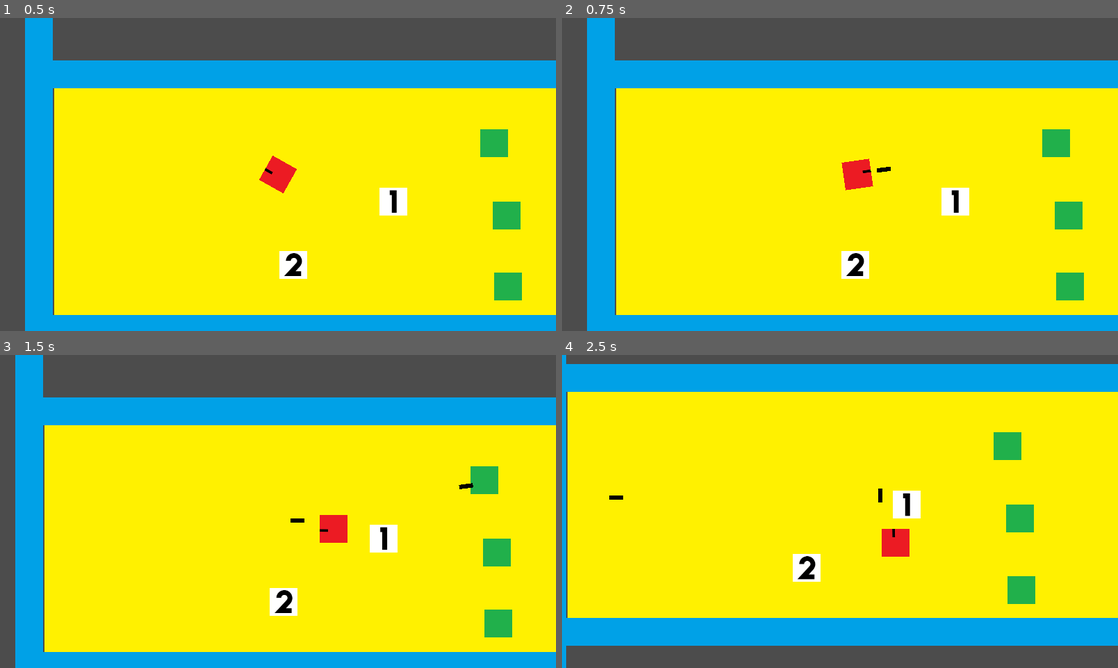
Above: before the commit, frames 1-4 (two rows, left to right).
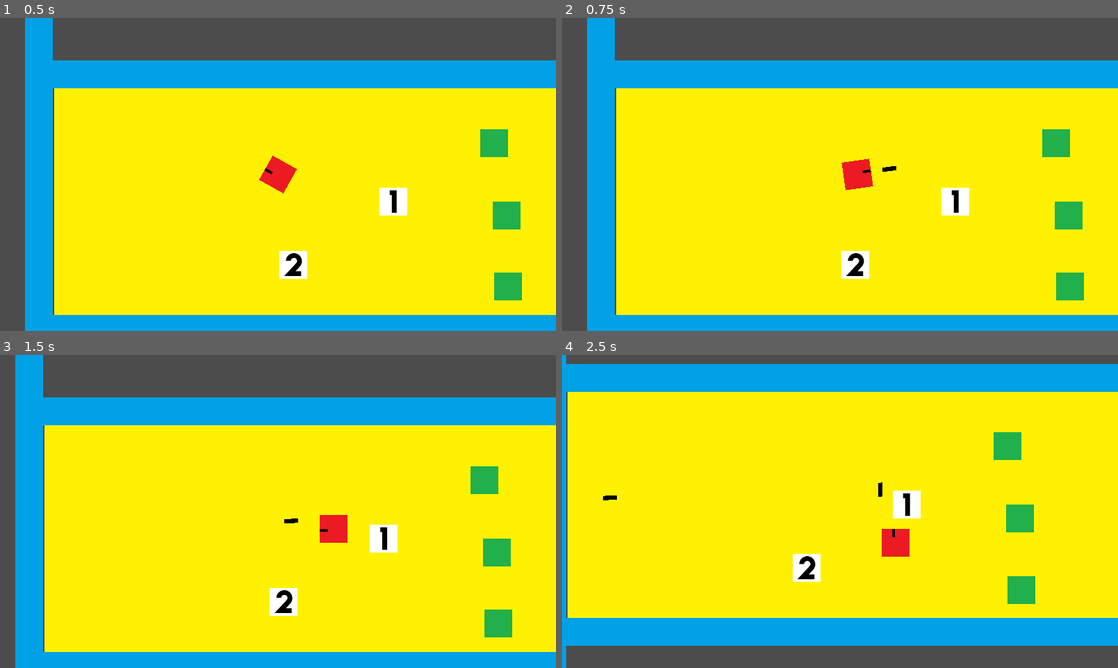
Above: after the commit, the same moments.

Repository: devmcclu/Project-FreeGUN
Game: Godot game, scene res://Levels/Main.tscn
Two runs of this game, one before a commit and one after it. Both use one fixed random seed, a clock stepped at 60 frames per second and the inputs below.
Inputs (mouse positions are in pixels of both pictures, inside the frame that each line leads up to):
- Up to frame 1 (0.5 s): no input
- Up to frame 2 (0.75 s): tap Enter at 0.5 s; move the mouse to (962, 158) at 0.52 s; hold D (player_move_right) from 0.53 s (still down); click (962, 158) at 0.6 s
- Up to frame 3 (1.5 s): move the mouse to (166, 527) at 1.27 s; release D (player_move_right) at 1.28 s; hold S (player_move_down) from 1.28 s (still down); click (166, 527) at 1.35 s
- Up to frame 4 (2.5 s): move the mouse to (895, 442) at 2.02 s; release S (player_move_down) at 2.03 s; hold D (player_move_right) from 2.03 s (still down); tap 1 (switch_weapon_1) at 2.1 s; click (895, 442) at 2.3 s

Frame 1 is identical in both runs. In frame 2, less than 0.1% of the frame differs, in the area x 56-61%, y 47-50%; in frame 3, less than 0.1%, in the area x 51-86%, y 40-54%; in frame 4, less than 0.1%.

Commit message:
Change Collision Structure
Make collision checks with the layer and mask system in Godot

Diff:
--- a/Characters/enemy.tscn
+++ b/Characters/enemy.tscn
@@ -13,7 +13,7 @@
 editor/display_folded = true
 input_pickable = false
 collision_layer = 1
-collision_mask = 1
+collision_mask = 7
 mode = 1
 mass = 1.0
 friction = 1.0
@@ -30,7 +30,7 @@
 angular_velocity = 0.0
 angular_damp = -1.0
 script = ExtResource( 1 )
-_sections_unfolded = [ "Transform" ]
+_sections_unfolded = [ "Collision", "Transform" ]
 __meta__ = {
 "_edit_group_": true
 }
--- a/Characters/player.tscn
+++ b/Characters/player.tscn
@@ -19,27 +19,24 @@
 position = Vector2( 278.874, 231.712 )
 input_pickable = false
 collision_layer = 1
-collision_mask = 1
+collision_mask = 7
 collision/safe_margin = 0.08
 script = ExtResource( 1 )
-_sections_unfolded = [ "collision" ]
+_sections_unfolded = [ "Collision", "collision" ]
 speed = 200
 
 [node name="player_collision" type="CollisionShape2D" parent="." index="0"]
 
-scale = Vector2( 1, 1 )
 shape = SubResource( 1 )
 
 [node name="player_sprite" type="Sprite" parent="." index="1"]
 
 rotation = 1.5708
-scale = Vector2( 1, 1 )
 texture = ExtResource( 2 )
 _sections_unfolded = [ "Transform" ]
 
 [node name="camera" type="Camera2D" parent="." index="2"]
 
-scale = Vector2( 1, 1 )
 anchor_mode = 1
 rotating = false
 current = true
@@ -66,16 +63,14 @@
 [node name="bullet_spawn" type="Sprite" parent="." index="3"]
 
 visible = false
-position = Vector2( 28, 0 )
+position = Vector2( 48, 0 )
 rotation = 1.5708
-scale = Vector2( 1, 1 )
 texture = ExtResource( 3 )
 _sections_unfolded = [ "Offset", "Transform" ]
 
 [node name="Area2D" type="Area2D" parent="." index="4"]
 
 visible = false
-scale = Vector2( 1, 1 )
 input_pickable = true
 gravity_vec = Vector2( 0, 1 )
 gravity = 98.0
--- a/Levels/Main.tscn
+++ b/Levels/Main.tscn
@@ -38,6 +38,7 @@
 
 [node name="player" parent="." index="1" instance=ExtResource( 2 )]
 
+collision_mask = 15
 collision/safe_margin = 0.05
 
 [node name="enemy" parent="." index="2" instance=ExtResource( 3 )]
@@ -54,9 +55,7 @@
 
 position = Vector2( 807.765, 489.741 )
 
-[node name="gun_1" type="Area2D" parent="." index="5" groups=[
-"gun",
-]]
+[node name="gun_1" type="Area2D" parent="." index="5"]
 
 editor/display_folded = true
 position = Vector2( 543.817, 293.954 )
@@ -65,9 +64,11 @@
 gravity = 98.0
 linear_damp = 0.1
 angular_damp = 1.0
+collision_layer = 8
 audio_bus_override = false
 audio_bus_name = "Master"
 script = ExtResource( 4 )
+_sections_unfolded = [ "Collision" ]
 __meta__ = {
 "_edit_group_": true
 }
@@ -87,9 +88,7 @@
 shape = SubResource( 1 )
 _sections_unfolded = [ "Transform" ]
 
-[node name="gun_2" type="Area2D" parent="." index="6" groups=[
-"gun",
-]]
+[node name="gun_2" type="Area2D" parent="." index="6"]
 
 editor/display_folded = true
 position = Vector2( 314.156, 439.543 )
@@ -98,10 +97,11 @@
 gravity = 98.0
 linear_damp = 0.1
 angular_damp = 1.0
+collision_layer = 8
 audio_bus_override = false
 audio_bus_name = "Master"
 script = ExtResource( 4 )
-_sections_unfolded = [ "Transform" ]
+_sections_unfolded = [ "Collision", "Transform" ]
 __meta__ = {
 "_edit_group_": true
 }
@@ -122,31 +122,31 @@
 
 [node name="walls" type="Node2D" parent="." index="7"]
 
-editor/display_folded = true
-
 [node name="wall" type="RigidBody2D" parent="walls" index="0" groups=[
 "not_player",
 ]]
 
+editor/display_folded = true
 position = Vector2( -271.321, 281.872 )
 input_pickable = false
-collision_layer = 1
-collision_mask = 1
-mode = 1
-mass = 1.0
-friction = 1.0
-bounce = 0.0
-gravity_scale = 1.0
-custom_integrator = false
-continuous_cd = 0
-contacts_reported = 0
-contact_monitor = false
-sleeping = false
-can_sleep = true
-linear_velocity = Vector2( 0, 0 )
-linear_damp = -1.0
-angular_velocity = 0.0
-angular_damp = -1.0
+collision_layer = 2
+collision_mask = 5
+mode = 1
+mass = 1.0
+friction = 1.0
+bounce = 0.0
+gravity_scale = 1.0
+custom_integrator = false
+continuous_cd = 0
+contacts_reported = 0
+contact_monitor = false
+sleeping = false
+can_sleep = true
+linear_velocity = Vector2( 0, 0 )
+linear_damp = -1.0
+angular_velocity = 0.0
+angular_damp = -1.0
+_sections_unfolded = [ "Collision" ]
 __meta__ = {
 "_edit_group_": true
 }
@@ -168,23 +168,24 @@
 editor/display_folded = true
 position = Vector2( 1353.52, 281.872 )
 input_pickable = false
-collision_layer = 1
-collision_mask = 1
-mode = 1
-mass = 1.0
-friction = 1.0
-bounce = 0.0
-gravity_scale = 1.0
-custom_integrator = false
-continuous_cd = 0
-contacts_reported = 0
-contact_monitor = false
-sleeping = false
-can_sleep = true
-linear_velocity = Vector2( 0, 0 )
-linear_damp = -1.0
-angular_velocity = 0.0
-angular_damp = -1.0
+collision_layer = 2
+collision_mask = 5
+mode = 1
+mass = 1.0
+friction = 1.0
+bounce = 0.0
+gravity_scale = 1.0
+custom_integrator = false
+continuous_cd = 0
+contacts_reported = 0
+contact_monitor = false
+sleeping = false
+can_sleep = true
+linear_velocity = Vector2( 0, 0 )
+linear_damp = -1.0
+angular_velocity = 0.0
+angular_damp = -1.0
+_sections_unfolded = [ "Collision" ]
 __meta__ = {
 "_edit_group_": true
 }
@@ -206,23 +207,24 @@
 editor/display_folded = true
 position = Vector2( 541.573, 587.269 )
 input_pickable = false
-collision_layer = 1
-collision_mask = 1
-mode = 1
-mass = 1.0
-friction = 1.0
-bounce = 0.0
-gravity_scale = 1.0
-custom_integrator = false
-continuous_cd = 0
-contacts_reported = 0
-contact_monitor = false
-sleeping = false
-can_sleep = true
-linear_velocity = Vector2( 0, 0 )
-linear_damp = -1.0
-angular_velocity = 0.0
-angular_damp = -1.0
+collision_layer = 2
+collision_mask = 5
+mode = 1
+mass = 1.0
+friction = 1.0
+bounce = 0.0
+gravity_scale = 1.0
+custom_integrator = false
+continuous_cd = 0
+contacts_reported = 0
+contact_monitor = false
+sleeping = false
+can_sleep = true
+linear_velocity = Vector2( 0, 0 )
+linear_damp = -1.0
+angular_velocity = 0.0
+angular_damp = -1.0
+_sections_unfolded = [ "Collision" ]
 __meta__ = {
 "_edit_group_": true
 }
@@ -244,23 +246,24 @@
 editor/display_folded = true
 position = Vector2( 541.299, 1.92056 )
 input_pickable = false
-collision_layer = 1
-collision_mask = 1
-mode = 1
-mass = 1.0
-friction = 1.0
-bounce = 0.0
-gravity_scale = 1.0
-custom_integrator = false
-continuous_cd = 0
-contacts_reported = 0
-contact_monitor = false
-sleeping = false
-can_sleep = true
-linear_velocity = Vector2( 0, 0 )
-linear_damp = -1.0
-angular_velocity = 0.0
-angular_damp = -1.0
+collision_layer = 2
+collision_mask = 5
+mode = 1
+mass = 1.0
+friction = 1.0
+bounce = 0.0
+gravity_scale = 1.0
+custom_integrator = false
+continuous_cd = 0
+contacts_reported = 0
+contact_monitor = false
+sleeping = false
+can_sleep = true
+linear_velocity = Vector2( 0, 0 )
+linear_damp = -1.0
+angular_velocity = 0.0
+angular_damp = -1.0
+_sections_unfolded = [ "Collision" ]
 __meta__ = {
 "_edit_group_": true
 }
--- a/Player.gd
+++ b/Player.gd
@@ -77,11 +77,10 @@
 		else:
 			pass
 
-#	if self.has_guns[2] == true:
-#		print("new gun pa")
-
 func get_input():
+	#Create controlable Vector2 for player movement input
 	velocity = Vector2()
+	#Change movement Vector2 variables on player input
 	if Input.is_action_pressed('player_move_right'):
 		velocity.x += 1
 	if Input.is_action_pressed('player_move_left'):
@@ -90,41 +89,21 @@
 		velocity.y += 1
 	if Input.is_action_pressed('player_move_up'):
 		velocity.y -= 1
+	#Normalize player movement input to make sure speed is constant
 	velocity = velocity.normalized() * speed
 
 func _physics_process(delta):
 	get_input()
 	move_and_slide(velocity)
-#	#Player movement variables
-#	var move_up = Input.is_action_pressed("player_move_up")
-#	var move_down = Input.is_action_pressed("player_move_down")
-#	var move_left = Input.is_action_pressed("player_move_left")
-#	var move_right = Input.is_action_pressed("player_move_right")
-#
 	#Player looks at mouse
 	self.look_at(get_global_mouse_position())
-#
-#	#Player movement
-#	if move_up:
-#		#self.position.y -= player_speed
-#		self.apply_impulse(Vector2(0,0), Vector2(0, -player_speed))
-#	if move_down:
-#		#self.position.y += player_speed
-#		self.apply_impulse(Vector2(0,0), Vector2(0, player_speed))
-#	if move_left:
-#		#self.position.x -= player_speed
-#		self.apply_impulse(Vector2(0,0), Vector2(-player_speed, 0))
-#	if move_right:
-#		#self.position.x += player_speed
-#		self.apply_impulse(Vector2(0,0), Vector2(player_speed, 0))
-#	pass
 
 #On gun pickup, change gun variables
 func _on_Area2D_area_entered(area):
-	if area.is_in_group("gun"):
-		self.bullet_speed = area.bullet_speed
-		self.damage = area.damage
-		self.has_guns[area.gun_number] = true
-		self.gun_ammo[area.gun_number] = area.gun_ammo_count
-		self.current_gun = area.gun_number
-		area.queue_free()
+	#if area.is_in_group("gun"):
+	self.bullet_speed = area.bullet_speed
+	self.damage = area.damage
+	self.has_guns[area.gun_number] = true
+	self.gun_ammo[area.gun_number] = area.gun_ammo_count
+	self.current_gun = area.gun_number
+	area.queue_free()
--- a/bullet.gd
+++ b/bullet.gd
@@ -18,14 +18,17 @@
 
 
 func _on_bullet_body_entered(body):
-	if body.is_in_group("bullet"):
-		pass
-	elif body.is_in_group("not_player"):
-		self.queue_free()
-	elif self.parent != body:
-		body.health -= parent.damage
-		print(body.health)
-		self.queue_free()
+	match body.collision_layer:
+		1:
+			if self.parent != body:
+				body.health -= parent.damage
+				print(body.health)
+				self.queue_free()
+			pass
+		2:
+			self.queue_free()
+			print("nice wall")
+			pass
 
 func _on_Timer_timeout():
 	self.queue_free()
--- a/bullet.tscn
+++ b/bullet.tscn
@@ -8,14 +8,12 @@
 custom_solver_bias = 0.0
 extents = Vector2( 16.0186, 4.96663 )
 
-[node name="bullet" type="RigidBody2D" groups=[
-"bullet",
-]]
+[node name="bullet" type="RigidBody2D"]
 
 position = Vector2( 521.097, 238.836 )
 input_pickable = false
-collision_layer = 1
-collision_mask = 1
+collision_layer = 4
+collision_mask = 3
 mode = 0
 mass = 1.0
 friction = 1.0
@@ -32,6 +30,7 @@
 angular_velocity = 0.0
 angular_damp = -1.0
 script = ExtResource( 1 )
+_sections_unfolded = [ "Collision" ]
 
 [node name="bullet" type="Sprite" parent="." index="0"]
 
--- a/project.godot
+++ b/project.godot
@@ -48,6 +48,13 @@
 switch_weapon_3=[ Object(InputEventKey,"resource_local_to_scene":false,"resource_name":"","device":0,"alt":false,"shift":false,"control":false,"meta":false,"command":false,"pressed":false,"scancode":51,"unicode":0,"echo":false,"script":null)
  ]
 
+[layer_names]
+
+2d_physics/layer_1="Player"
+2d_physics/layer_2="Wall"
+2d_physics/layer_3="Bullet"
+2d_physics/layer_4="Gun"
+
 [physics]
 
 2d/thread_model=2
Not shown, added: export_presets.cfg
